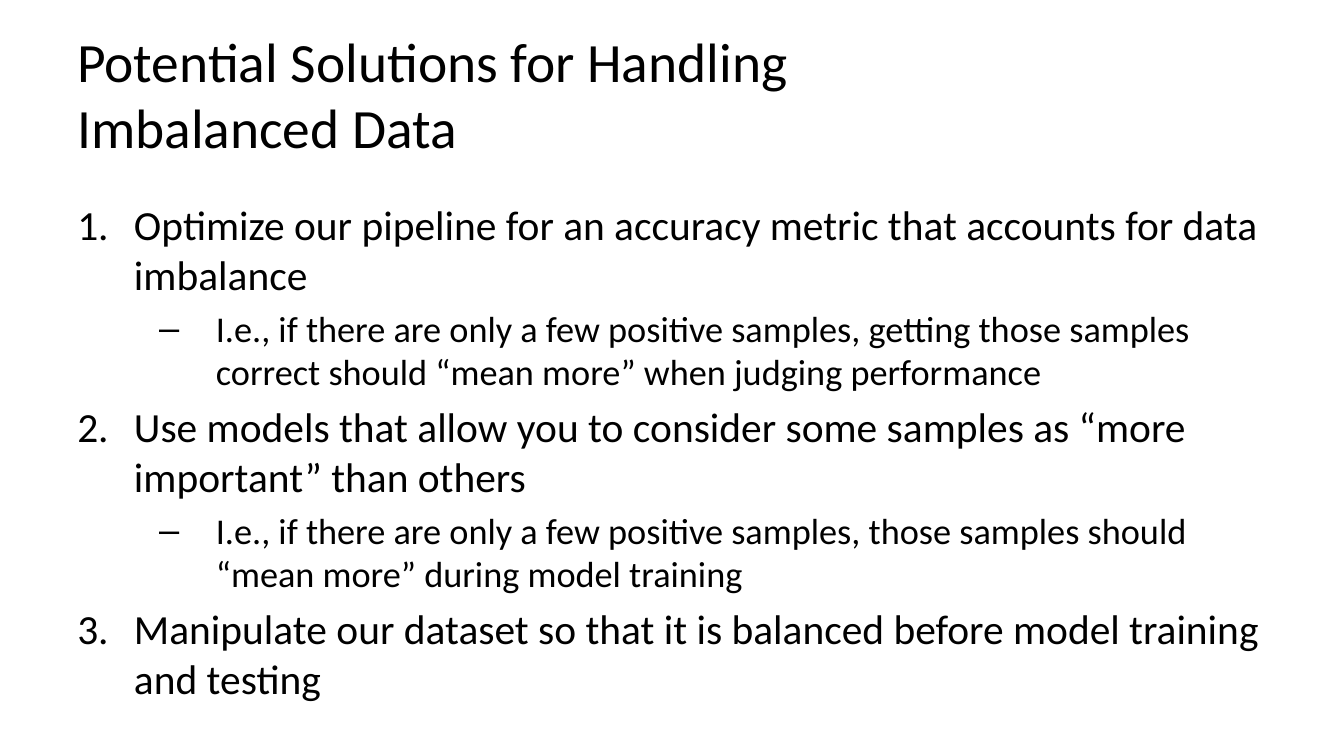
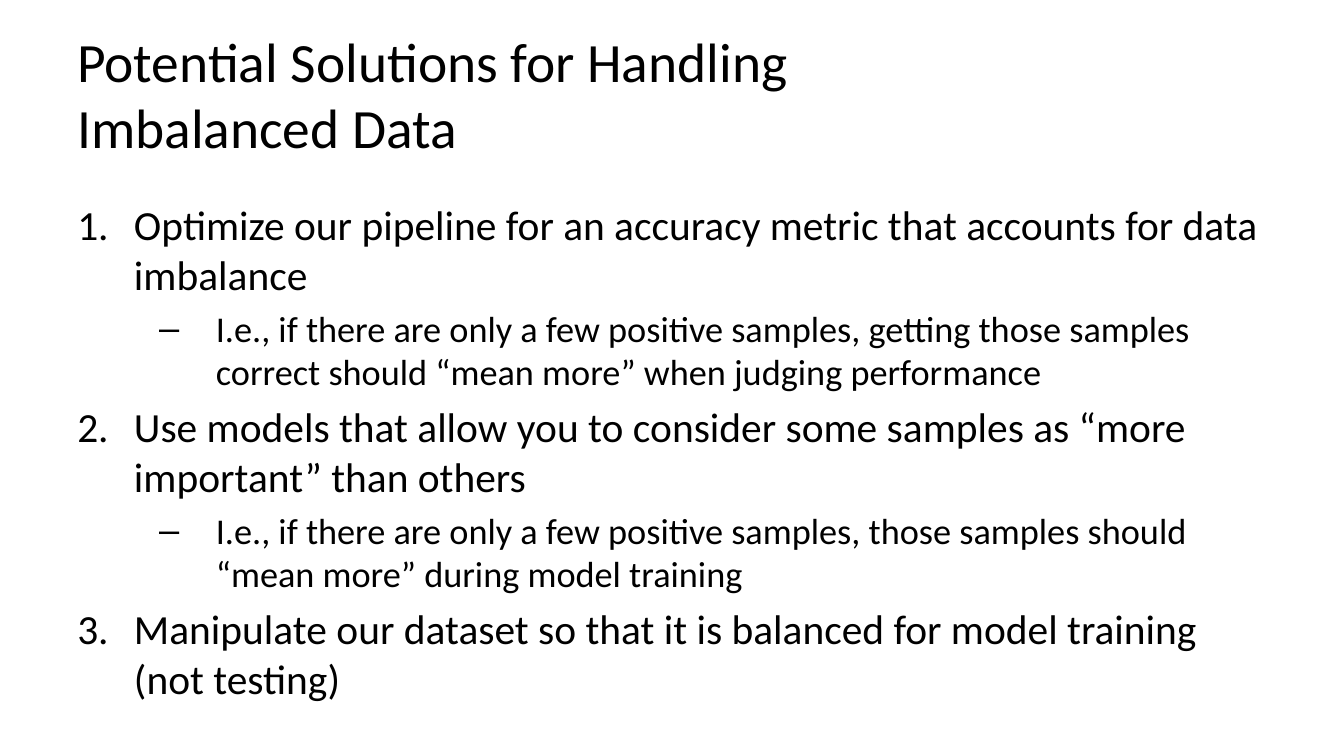
Before and after one commit to C4M-UofT/C4M-UofT.github.io, a slide deck: slide 29 of lectures/winter/6_ml_workflow/MachineLearning_tutorial.pptx (slide 31 before the commit). Drawn at 1344x756 pixels with LibreOffice and Linux fonts; fonts in the diff are those of the drawing. Boxes give left, top, right and bottom in pixels: in the first picture for what was removed or moved away, otherwise in the second. Text is boxed around its words. In the diff, an @@ line names an element or a change of style, - is before the commit and + after.

```diff
--- a/lectures/winter/6_ml_workflow/MachineLearning_tutorial.pptx
+++ b/lectures/winter/6_ml_workflow/MachineLearning_tutorial.pptx
@@ text at [134,615,1196,701]: text changed @@
-3. Manipulate our dataset so that it is balanced before model training and testing
+3. Manipulate our dataset so that it is balanced for model training (not testing)
```
Also in this commit, not shown: 19 other slides changed, 5 slides added, 3 slides removed, 2 other files.
